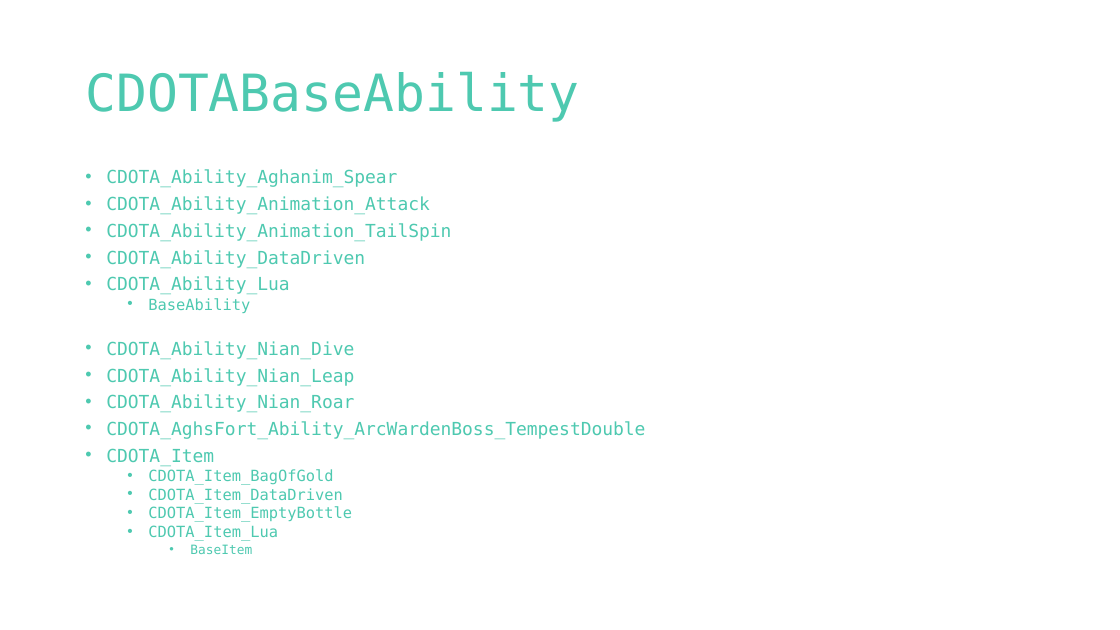
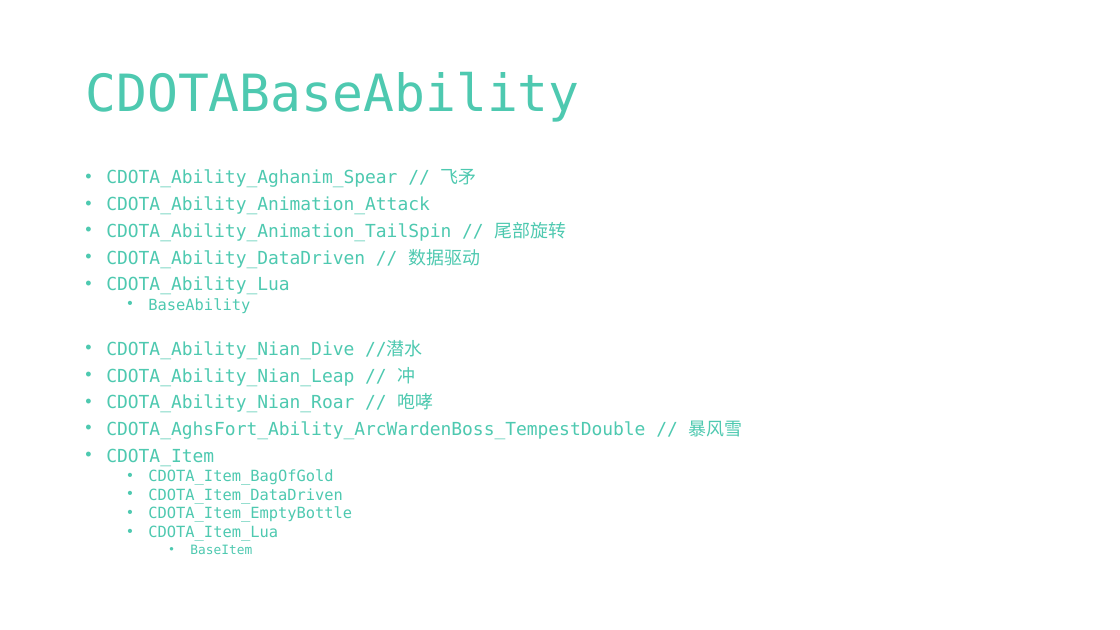
Before and after one commit to ihaiucom/ihaiu.blog, a slide deck: slide 7 of web/dota/dota @moddota dota-lua-types学习笔记.pptx (slide 6 before the commit). Drawn at 1120x630 pixels with LibreOffice and Linux fonts; fonts in the diff are those of the drawing. Boxes give left, top, right and bottom in pixels: in the first picture for what was removed or moved away, otherwise in the second. Text is boxed around its words. In the diff, an @@ line names an element or a change of style, - is before the commit and + after.

```diff
--- a/web/dota/dota @moddota dota-lua-types学习笔记.pptx
+++ b/web/dota/dota @moddota dota-lua-types学习笔记.pptx
@@ text at bbox=[106, 169, 477, 188]: text changed @@
-• CDOTA_Ability_Aghanim_Spear
+• CDOTA_Ability_Aghanim_Spear // 飞矛
@@ text at bbox=[106, 222, 567, 269]: text changed @@
-• CDOTA_Ability_Animation_TailSpin
-• CDOTA_Ability_DataDriven
+• CDOTA_Ability_Animation_TailSpin // 尾部旋转
+• CDOTA_Ability_DataDriven // 数据驱动
@@ text at bbox=[106, 341, 743, 440]: text changed @@
-• CDOTA_Ability_Nian_Dive
-• CDOTA_Ability_Nian_Leap
-• CDOTA_Ability_Nian_Roar
-• CDOTA_AghsFort_Ability_ArcWardenBoss_TempestDouble
+• CDOTA_Ability_Nian_Dive //潜水
+• CDOTA_Ability_Nian_Leap // 冲
+• CDOTA_Ability_Nian_Roar // 咆哮
+• CDOTA_AghsFort_Ability_ArcWardenBoss_TempestDouble // 暴风雪
```
Also in this commit, not shown: 1 other slide changed, 1 slide added.
